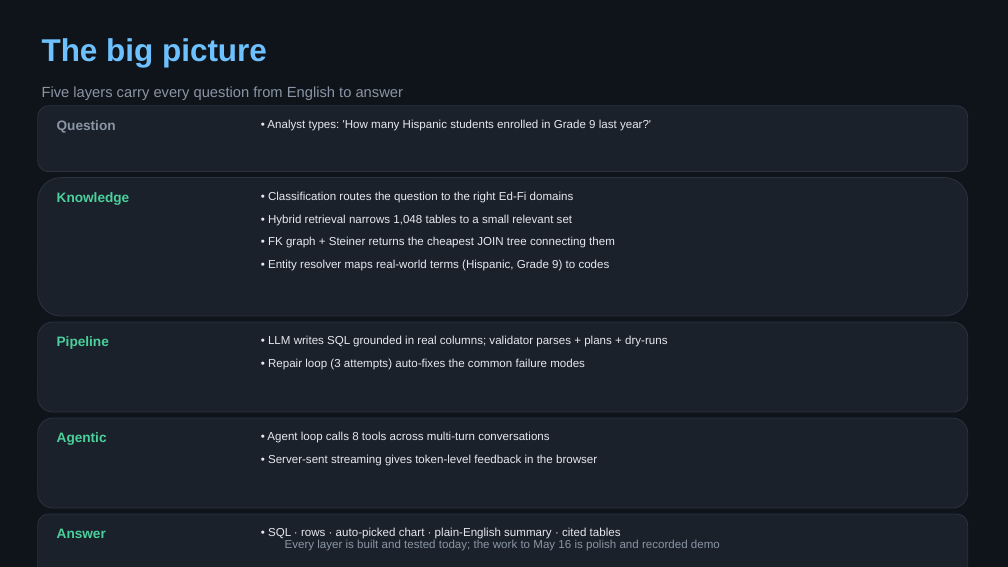
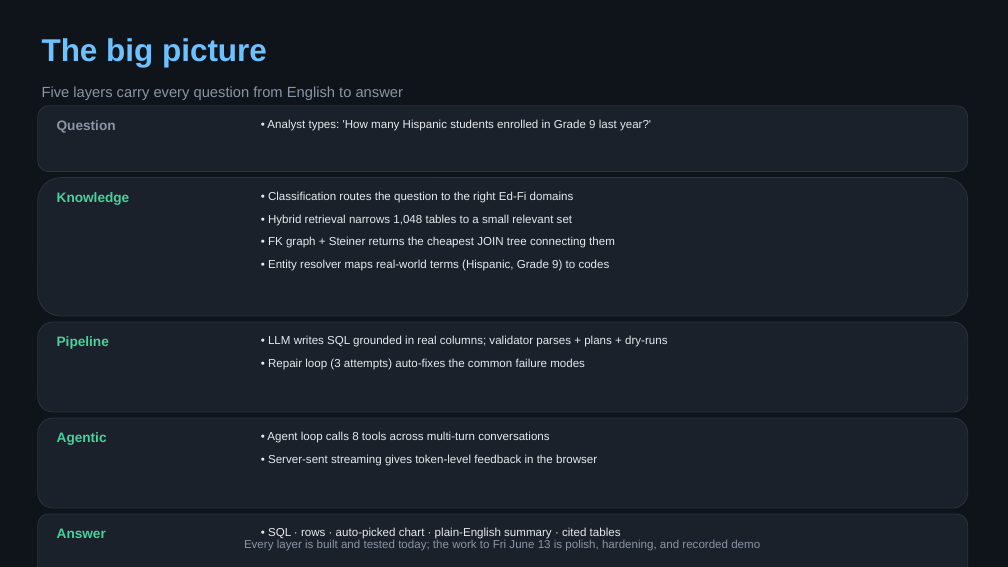
Before and after one commit to bharatmohanthakur/heavy_text2sql, a slide deck: slide 4 of docs/architecture_deck.pptx. Drawn at 1008x567 pixels with LibreOffice and Linux fonts; fonts in the diff are those of the drawing. Boxes give left, top, right and bottom in pixels: in the first picture for what was removed or moved away, otherwise in the second. Text is boxed around its words. In the diff, an @@ line names an element or a change of style, - is before the commit and + after.

```diff
--- a/docs/architecture_deck.pptx
+++ b/docs/architecture_deck.pptx
@@ text at (244,539,760,551): text changed @@
-Every layer is built and tested today; the work to May 16 is polish and recorded demo
+Every layer is built and tested today; the work to Fri June 13 is polish, hardening, and recorded demo
```
Also in this commit, not shown: 8 other slides changed, 1 other file.
